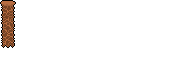
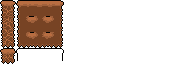
Layer changes from the first w=192, h=64 image to the second:
painted on "Paint Layer 1" over box(0, 0, 64, 64)
